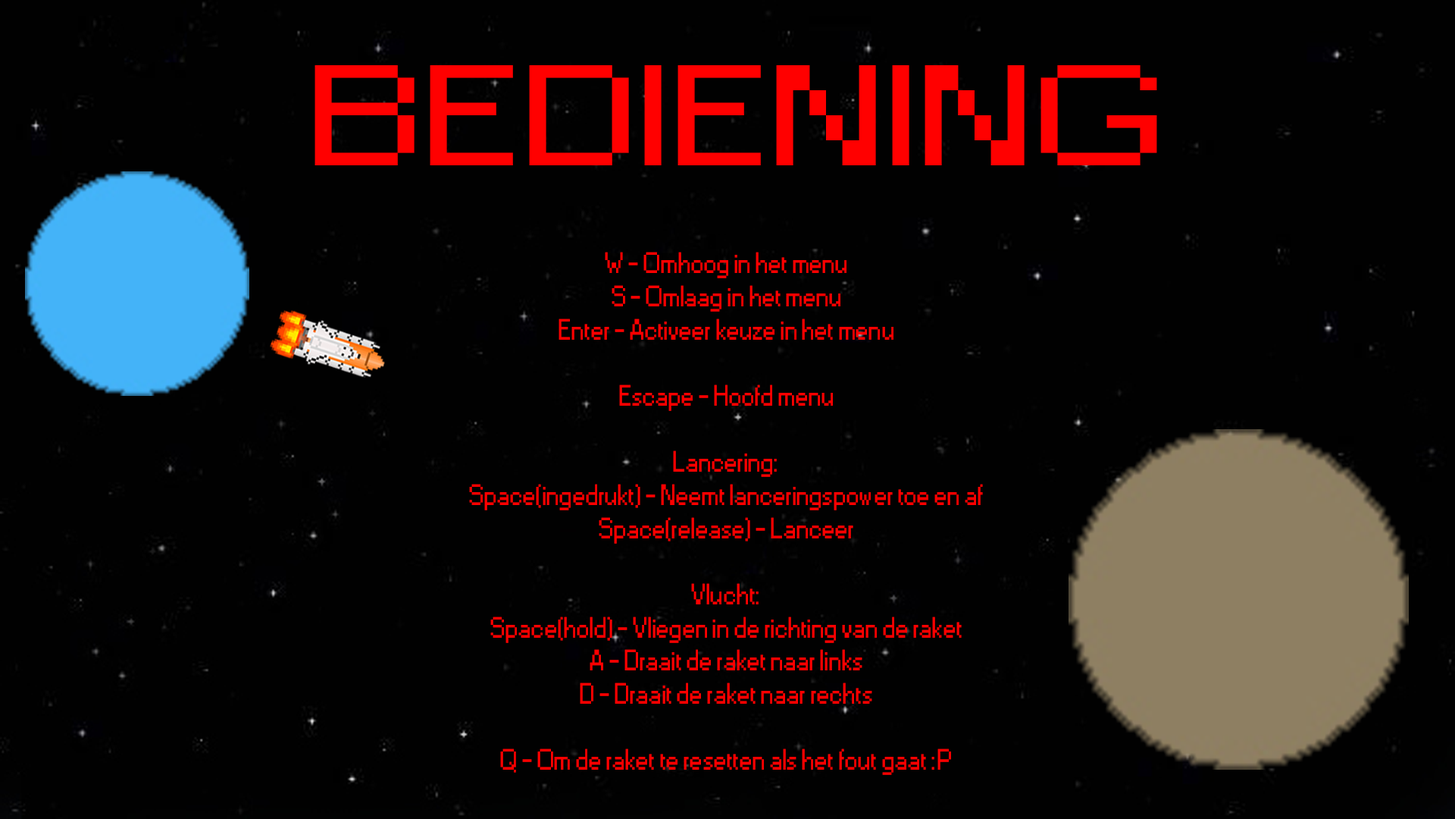
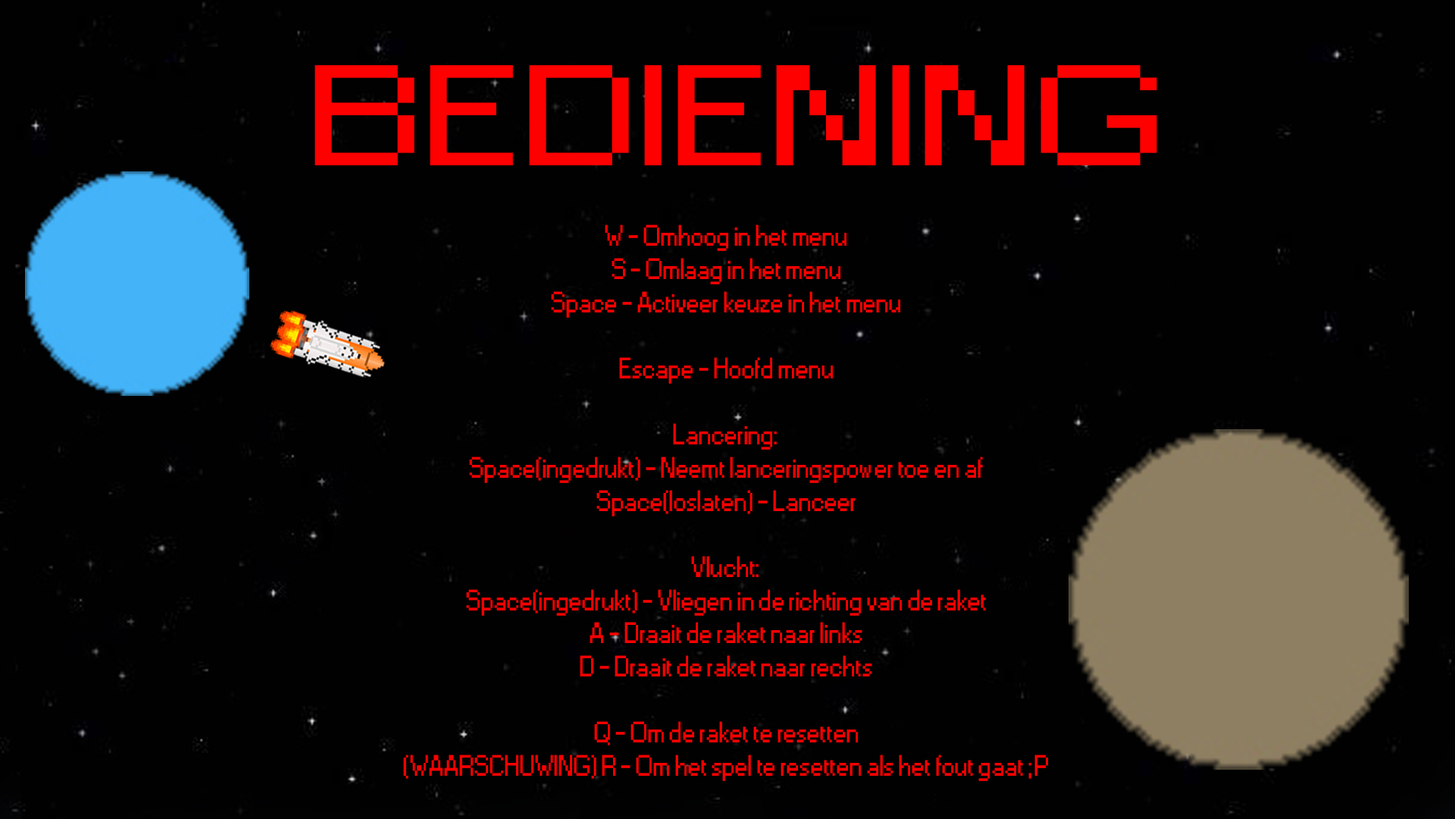
Before/after of a 1455px x 819px layered artwork. What changed in the layer stack:
renamed "W - Omhoog in het menu S - Omlaag in het menu Enter - Activeer" to "W - Omhoog in het menu S - Omlaag in het menu Space - Activeer", painted on it over [403,224,1049,781]
